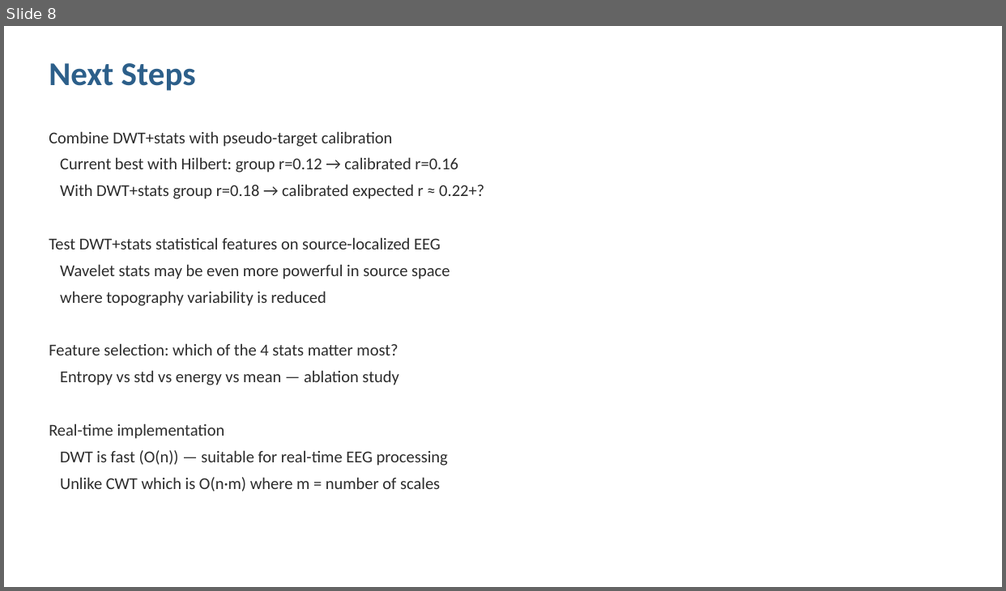
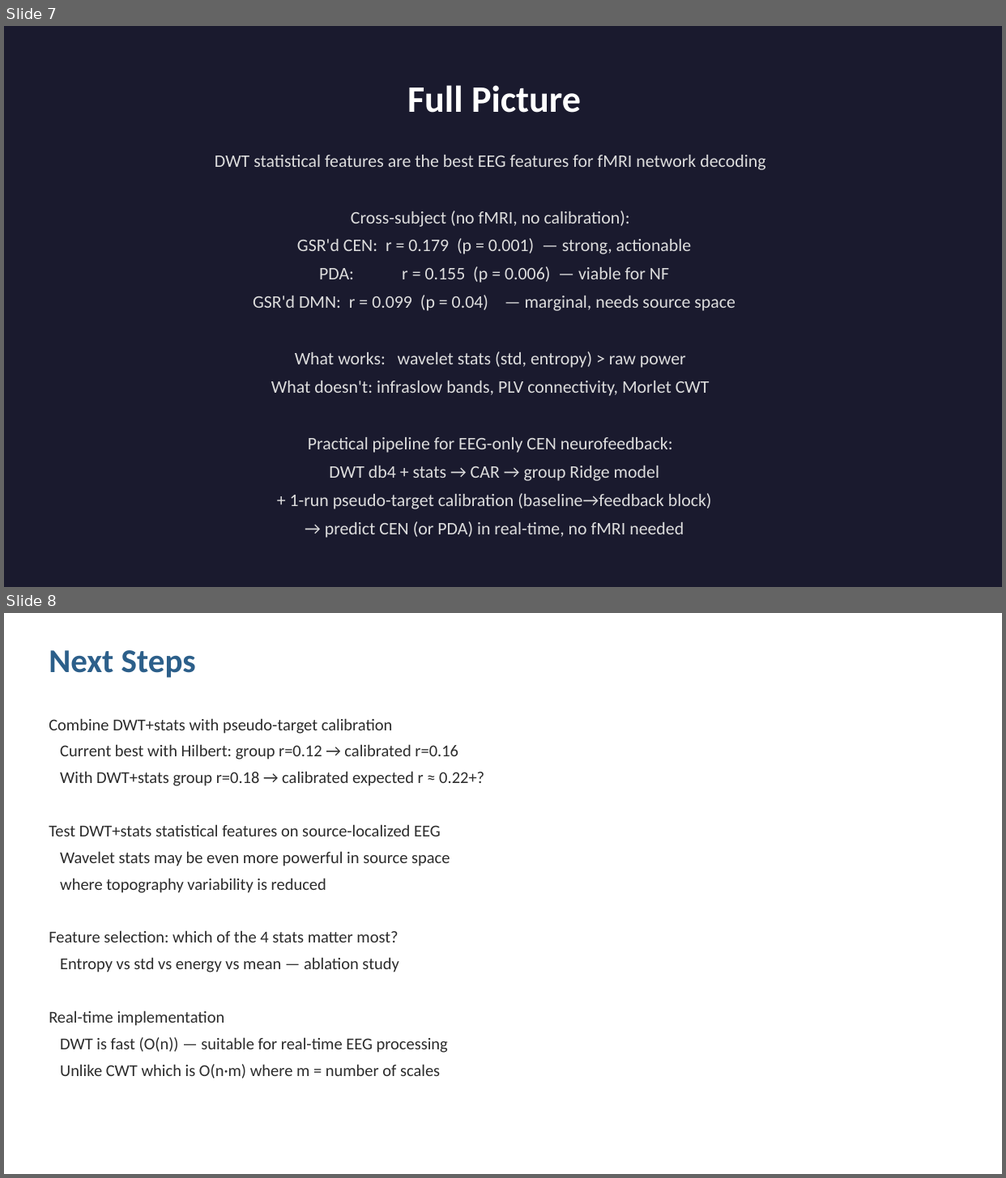
Before and after one commit to cccbauer/dmnelf, a slide deck: analysis/fingerprint/wavelet_coupling/wavelet_coupling_results.pptx. Shown one above the other, each under a label of ours: slide 8 before the commit, slides 7 and 8 after it. The pictures are 1006x591 and 1006x1178 pixels, drawn with LibreOffice and Linux fonts; fonts in the diff are those of the drawing. Boxes give left, top, right and bottom in pixels: in the first picture for what was removed or moved away, otherwise in the second. Text is boxed around its words. In the diff, an @@ line names an element or a change of style, - is before the commit and + after.

```diff
--- a/analysis/fingerprint/wavelet_coupling/wavelet_coupling_results.pptx
+++ b/analysis/fingerprint/wavelet_coupling/wavelet_coupling_results.pptx
@@ slide 7 added at bbox=[4, 26, 1002, 587], background #1A1A2E @@
@@ text added at bbox=[407, 85, 581, 113], 36 pt, text #FFFFFF, bold @@
+Full Picture
@@ text added at bbox=[215, 155, 765, 538], 17 pt, text #DDDDDD @@
+DWT statistical features are the best EEG features for fMRI network decoding
+Cross-subject (no fMRI, no calibration):
+GSR'd CEN: r = 0.179 (p = 0.001) — strong, actionable
+PDA: r = 0.155 (p = 0.006) — viable for NF
+GSR'd DMN: r = 0.099 (p = 0.04) — marginal, needs source space
+What works: wavelet stats (std, entropy) > raw power
+What doesn't: infraslow bands, PLV connectivity, Morlet CWT
+Practical pipeline for EEG-only CEN neurofeedback:
+DWT db4 + stats → CAR → group Ridge model
++ 1-run pseudo-target calibration (baseline→feedback block)
+→ predict CEN (or PDA) in real-time, no fMRI needed
```
Also in this commit, not shown: 3 other slides added, 1 slide removed, 5 other files.
